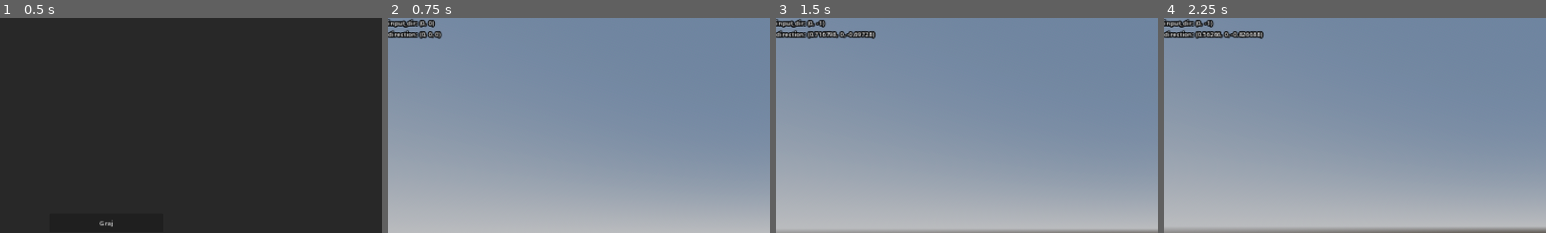
Above: before the commit, frames 1-4 (left to right).
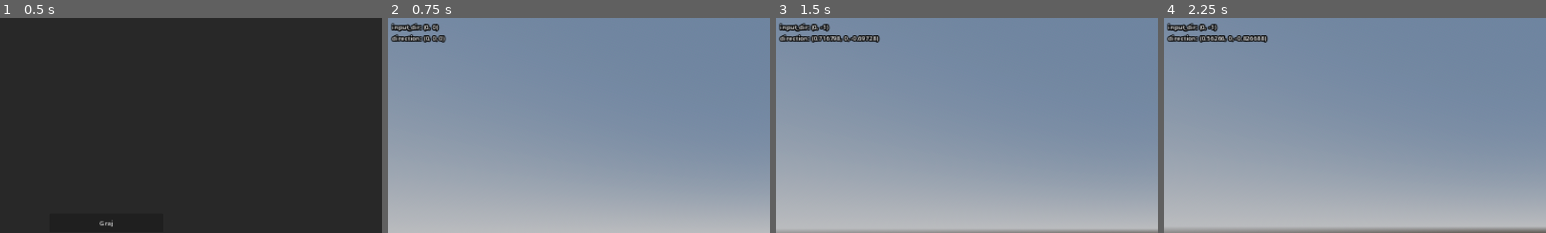
Above: after the commit, the same moments.

Repository: takanazwa5/ProjektMonopolowy
Game: Godot game, scene res://features/main_menu/main_menu.tscn
Same seed, same stepped clock (60 frames per second), same inputs: the game is played once before the commit and once after it. The engine's default icon, where the game draws it, is replaced by a stand-in: a white triangle on a blue panel in a dark square.
Inputs (mouse positions are % of the whole screen's width and height, from its top left):
- Up to frame 1 (0.5 s): no input
- Up to frame 2 (0.75 s): click "Graj" at 0.5 s
- Up to frame 3 (1.5 s): tap Enter at 1.25 s; move the mouse to (55, 50) at 1.27 s; hold W (walk_forward) from 1.28 s (still down)
- Up to frame 4 (2.25 s): keep holding W (walk_forward); move the mouse to (45, 50) at 2.02 s
The pictures show only the part of the screen within x 0-50%, y 0-50%; the shares and areas given below are measured in that part.

Frame 1 is identical in both runs. In frame 2, 1.2% of the frame differs, in the area x 0-16%, y 0-12%; in frame 3, 1.8%, in the area x 0-28%, y 0-12%; in frame 4, 1.8%.

Commit message:
Add margins to debug panel

Diff:
--- a/features/debug_panel/debug_panel.tscn
+++ b/features/debug_panel/debug_panel.tscn
@@ -5,7 +5,12 @@
 [node name="DebugPanel" type="CanvasLayer"]
 script = ExtResource("1_mau52")
 
-[node name="LabelsContainer" type="VBoxContainer" parent="."]
-unique_name_in_owner = true
+[node name="MarginContainer" type="MarginContainer" parent="."]
 offset_right = 40.0
 offset_bottom = 40.0
+theme_override_constants/margin_left = 10
+theme_override_constants/margin_top = 10
+
+[node name="LabelsContainer" type="VBoxContainer" parent="MarginContainer"]
+unique_name_in_owner = true
+layout_mode = 2
